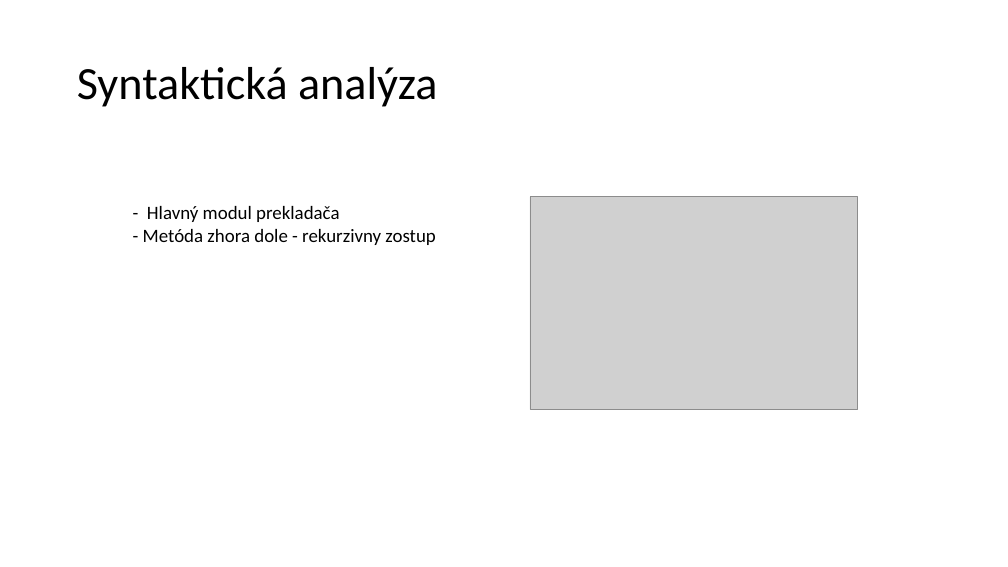
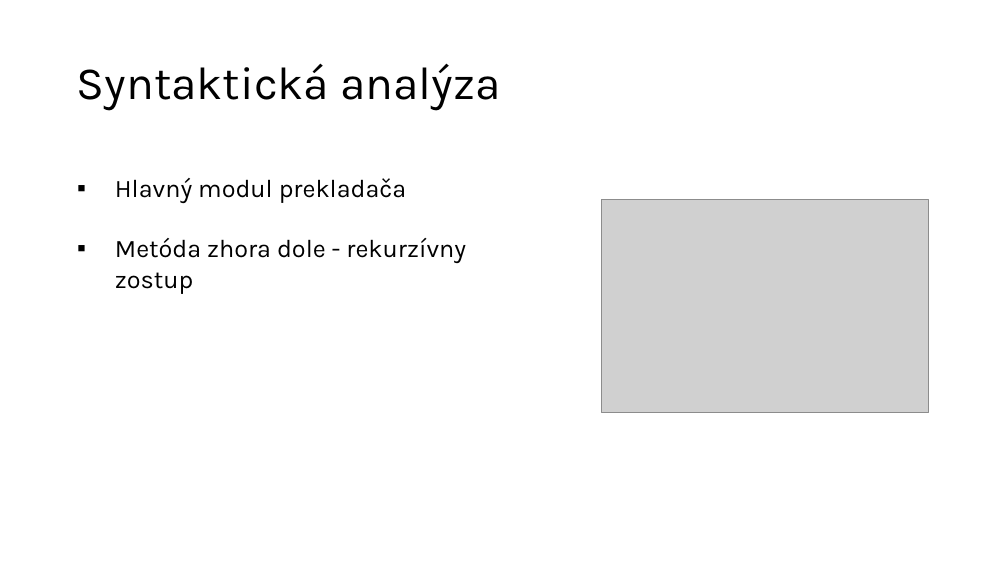
Before and after one commit to AndreiShchepa/BUT_COMPILER_2021, a slide deck: slide 4 of documentation/Presentation.pptx (slide 5 before the commit). Drawn at 1008x567 pixels with LibreOffice and Linux fonts; fonts in the diff are those of the drawing; grey boxes stand for pictures. Boxes give left, top, right and bottom in pixels: in the first picture for what was removed or moved away, otherwise in the second. Text is boxed around its words. In the diff, an @@ line names an element or a change of style, - is before the commit and + after.

```diff
--- a/documentation/Presentation.pptx
+++ b/documentation/Presentation.pptx
@@ title "Syntaktická analýza" at (77, 63, 500, 110): font Calibri to Karla @@
@@ text at (115, 178, 466, 294): text changed; size 18 to 24 pt; font Calibri to Karla @@
-- Hlavný modul prekladača
-- Metóda zhora dole - rekurzivny zostup
+▪ Hlavný modul prekladača
+▪ Metóda zhora dole - rekurzívny zostup
@@ picture: place and size @@
-picture at (530, 197, 858, 409)
+picture at (601, 200, 929, 412)
```
Also in this commit, not shown: 5 other slides changed, 2 slides added, 4 slides removed, 1 other file.
